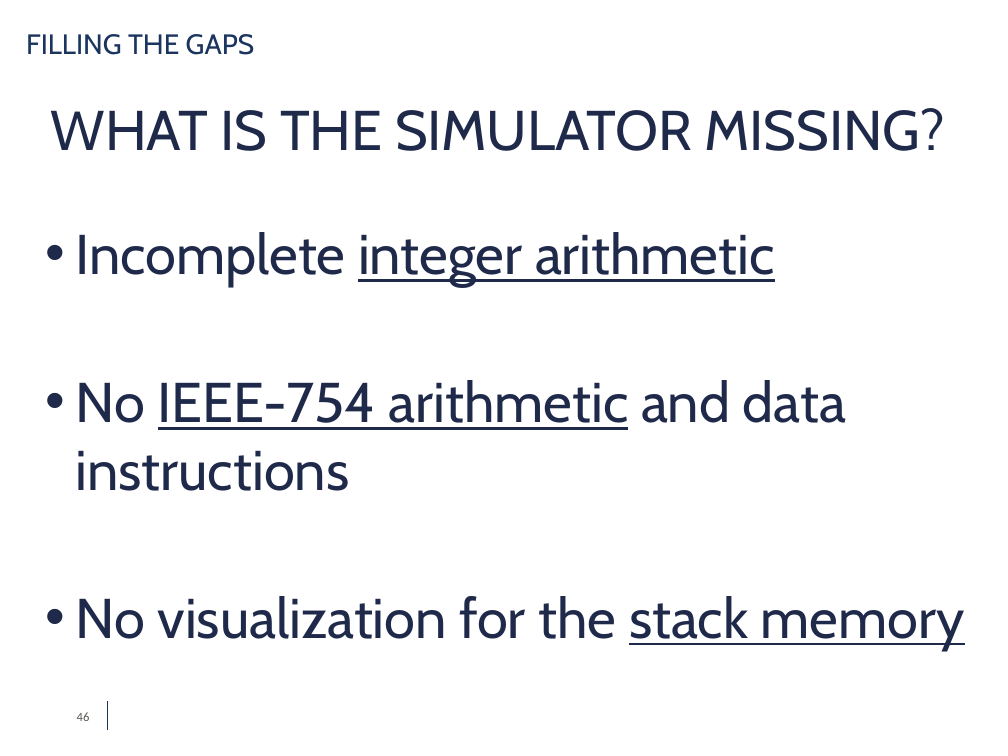
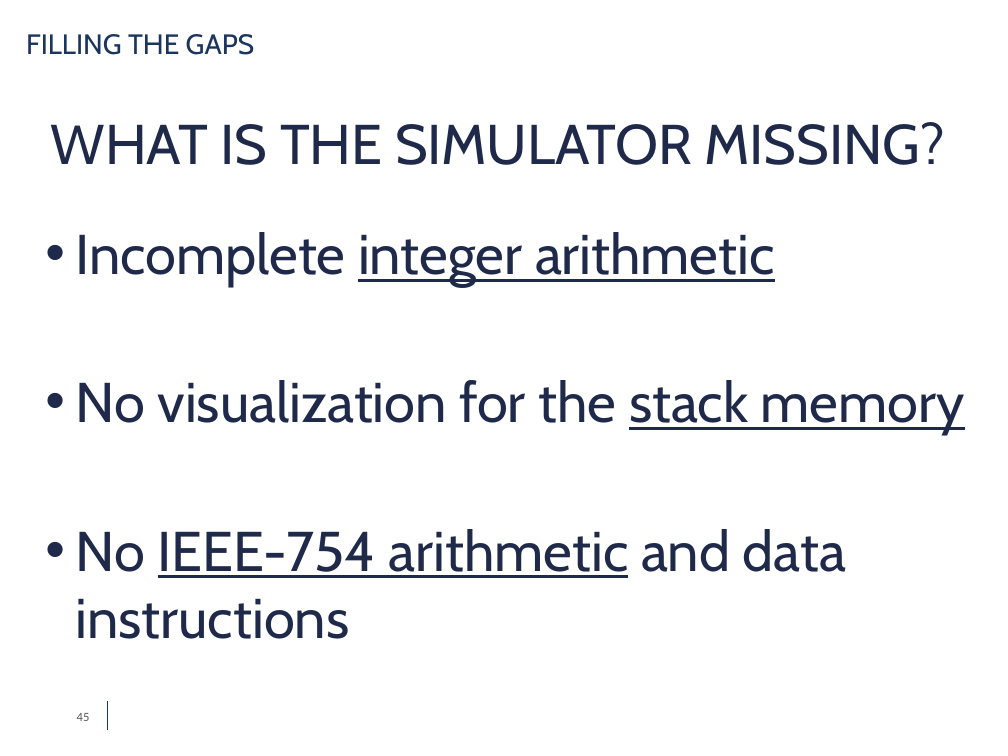
Before and after one commit to simdeistud/bachelors-thesis, a slide deck: slide 45 of SlidesDeiana4_3 -ABRIDGED.pptx (slide 46 before the commit). Drawn at 1008x756 pixels with LibreOffice and Linux fonts; fonts in the diff are those of the drawing; background and template pictures are left out. Boxes give left, top, right and bottom in pixels: in the first picture for what was removed or moved away, otherwise in the second. Text is boxed around its words. In the diff, an @@ line names an element or a change of style, - is before the commit and + after.

```diff
--- a/SlidesDeiana4_3 -ABRIDGED.pptx
+++ b/SlidesDeiana4_3 -ABRIDGED.pptx
@@ text "WHAT IS THE SIMULATOR MISSING?": place and size @@
-text "WHAT IS THE SIMULATOR MISSING?" at [51,108,946,151]
+text "WHAT IS THE SIMULATOR MISSING?" at [51,122,946,165]
@@ text at [76,380,965,435]: paragraph added @@
+• No visualization for the stack memory
@@ text at [76,596,965,650]: paragraph removed @@
-• No visualization for the stack memory
@@ page number at [77,713,90,721]: text changed @@
-46
+45
```
Also in this commit, not shown: 16 other slides changed, 4 slides added, 4 slides removed, 1 other file.
